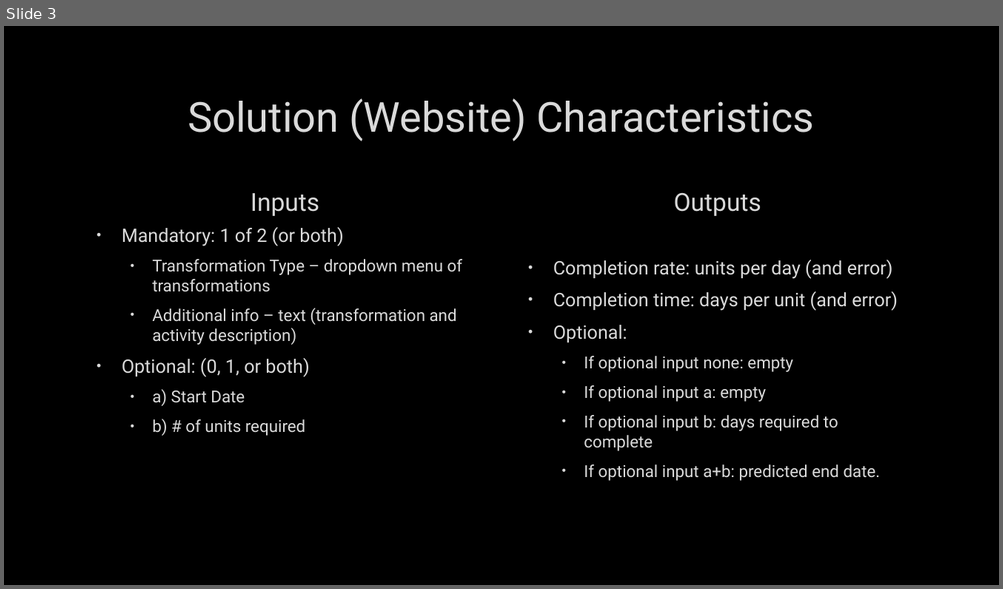
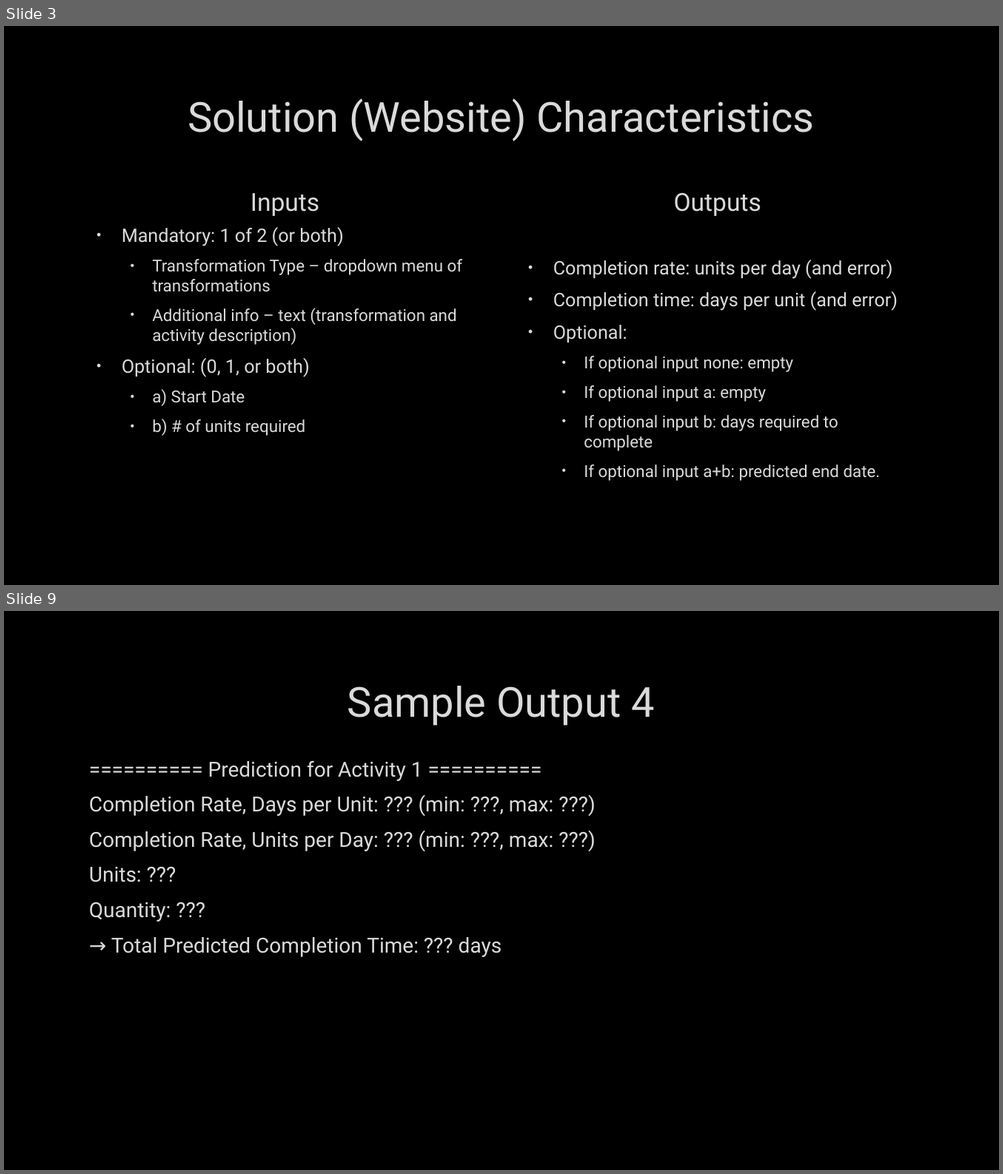
Before and after one commit to danylokolos/Construction-Management, a slide deck: DanyloThoughts.pptx. Shown one above the other, each under a label of ours: slide 3 before the commit, slides 3 and 9 after it; the slides between them are not shown. The pictures are 1003x589 and 1003x1174 pixels, drawn with LibreOffice and Linux fonts; fonts in the diff are those of the drawing; background and template pictures are left out. Boxes give left, top, right and bottom in pixels: in the first picture for what was removed or moved away, otherwise in the second. Text is boxed around its words. In the diff, an @@ line names an element or a change of style, - is before the commit and + after.

```diff
--- a/DanyloThoughts.pptx
+++ b/DanyloThoughts.pptx
@@ slide 9 added at [4, 611, 999, 1170], background picture (left out) @@
@@ title added at [347, 686, 654, 726], 40 pt, text #DADADA @@
+Sample Output 4
@@ text added at [89, 760, 553, 957], 20 pt, text #DADADA @@
+========== Prediction for Activity 1 ==========
+Completion Rate, Days per Unit: ??? (min: ???, max: ???)
+Completion Rate, Units per Day: ??? (min: ???, max: ???)
+Units: ???
+Quantity: ???
+→ Total Predicted Completion Time: ??? days
```
Also in this commit, not shown: 7 other slides added, 13 other files.
